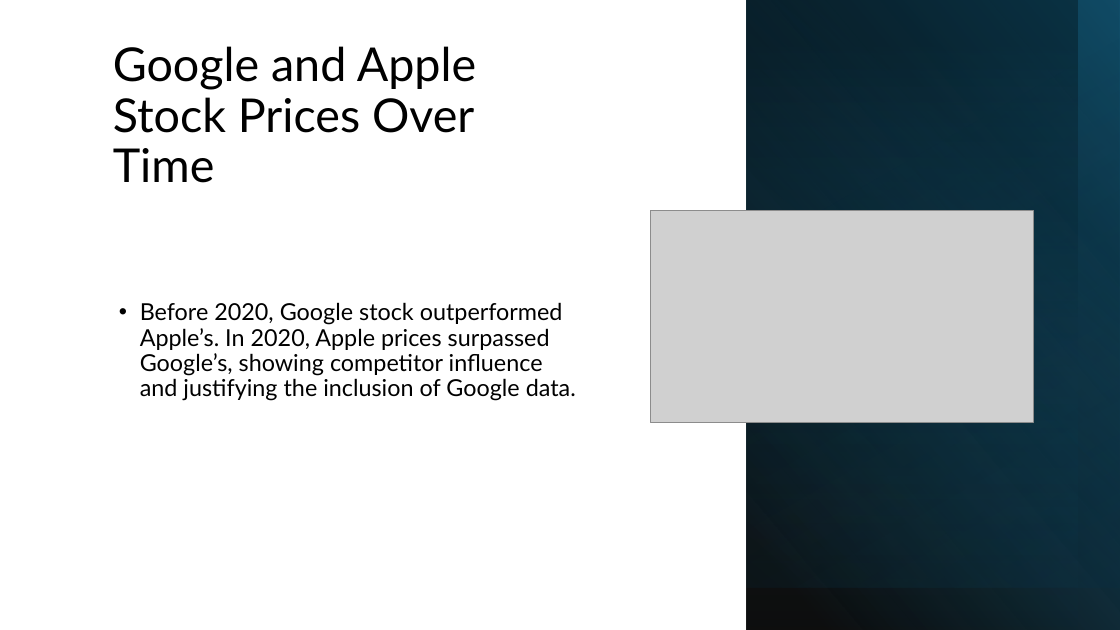
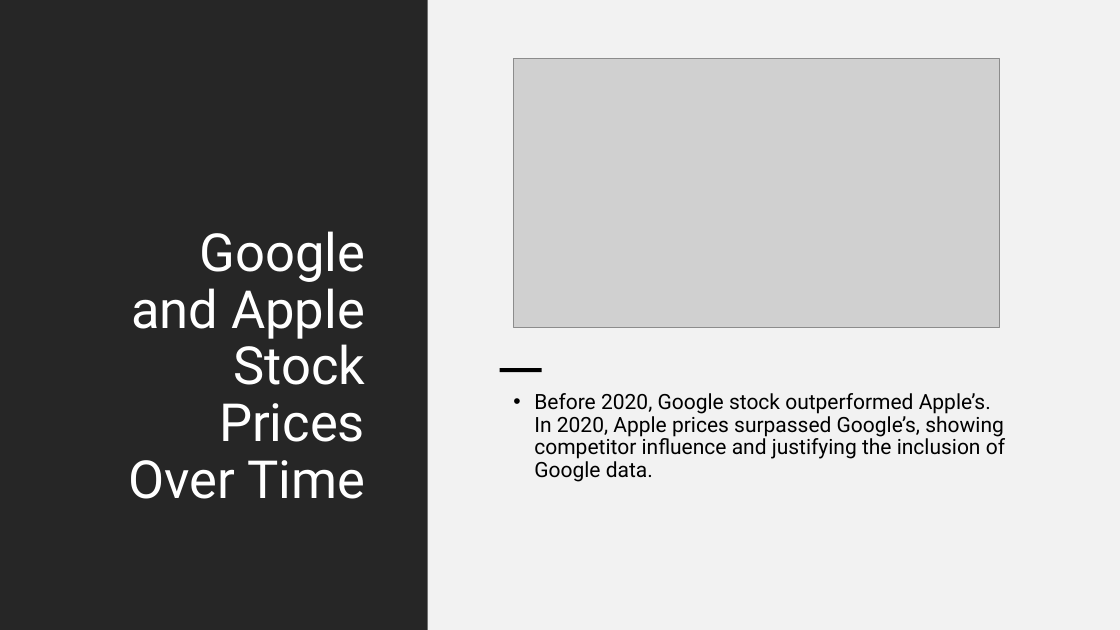
Before and after one commit to emilyschnepp/appleStockPrediction, a slide deck: slide 3 of appleStockResultsandViz.pptx. Drawn at 1120x630 pixels with LibreOffice and Linux fonts; fonts in the diff are those of the drawing; grey boxes stand for pictures. Boxes give left, top, right and bottom in pixels: in the first picture for what was removed or moved away, otherwise in the second. Text is boxed around its words. In the diff, an @@ line names an element or a change of style, - is before the commit and + after.

```diff
--- a/appleStockResultsandViz.pptx
+++ b/appleStockResultsandViz.pptx
@@ rectangle added at (x1=0, y1=0, x2=428, y2=630), fill #262626 @@
@@ rectangle at (x1=429, y1=0, x2=1120, y2=630): fill gradient #000000 to #156082 to #F2F2F2; mirrored; rotation 180 to 0 degrees @@
@@ rectangle removed at (x1=746, y1=0, x2=1120, y2=588) @@
@@ rectangle removed at (x1=746, y1=0, x2=1120, y2=588) @@
@@ rectangle removed at (x1=746, y1=0, x2=1078, y2=630) @@
@@ title "Google and Apple Stock Prices ..." moved from (x1=113, y1=46, x2=476, y2=183) to (x1=128, y1=231, x2=365, y2=499) @@
@@ title "Google and Apple Stock Prices ..." at (x1=128, y1=231, x2=365, y2=499): size 40 to 45 pt, font Lato to Roboto, text colour #000000 to #FFFFFF; alignment left to right; vertical alignment bottom to top @@
@@ picture resized from (x1=650, y1=211, x2=1033, y2=423) to (x1=513, y1=59, x2=1000, y2=328) @@
@@ text "Before 2020, Google stock outperformed ..." moved from (x1=140, y1=302, x2=576, y2=401) to (x1=534, y1=393, x2=1005, y2=482) @@
@@ text "Before 2020, Google stock outperformed ..." at (x1=534, y1=393, x2=1005, y2=482): size 20 to 18 pt, font Lato to Roboto @@
@@ rectangle added at (x1=500, y1=368, x2=542, y2=372), fill #000000 @@
```
Also in this commit, not shown: 7 other slides changed.
